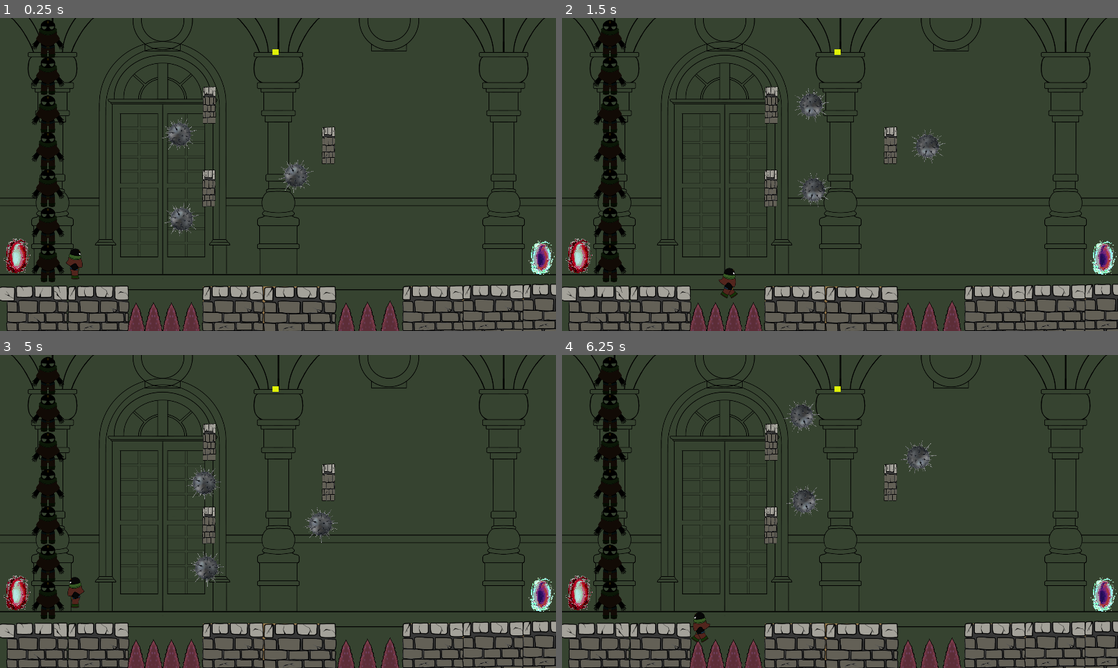
Above: before the commit, frames 1-4 (two rows, left to right).
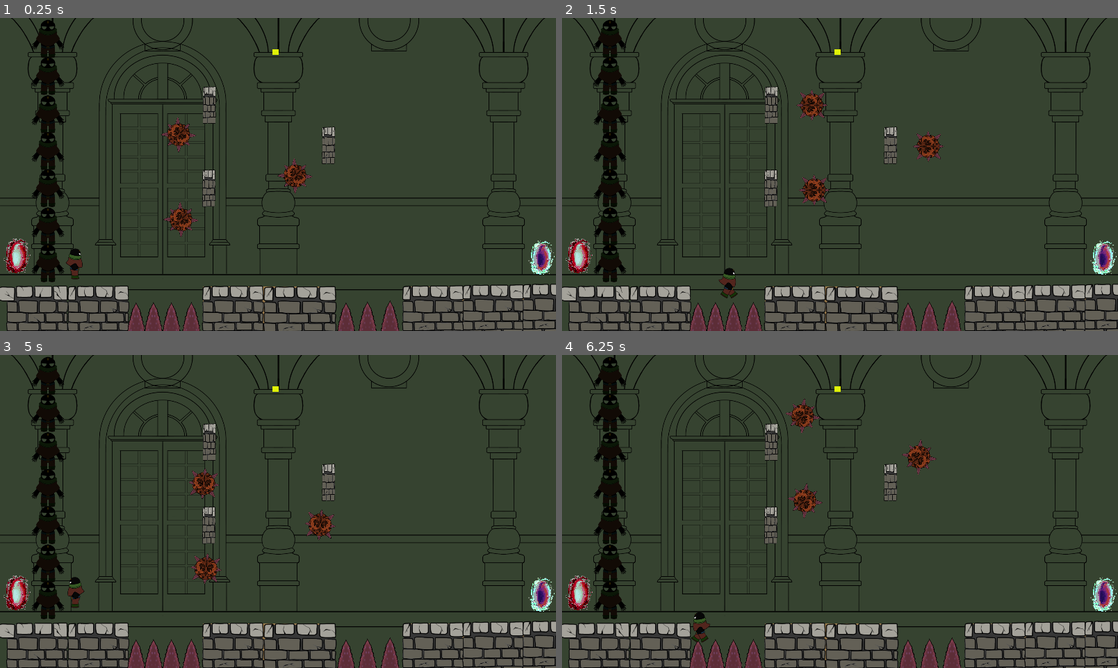
Above: after the commit, the same moments.

Repository: alaniv/GGJ2023TimelessMansion
Game: Godot game, scene res://Prototype/Levels/Level2.tscn
Two runs of this game, one before a commit and one after it. Both use one fixed random seed, a clock stepped at 60 frames per second and the inputs below. The project has no main scene, so this scene is started directly.
Inputs:
- Up to frame 1 (0.25 s): no input
- Up to frame 2 (1.5 s): tap Enter (ui_accept) at 0.5, 0.77 s; hold Right (ui_right) from 0.53 s (still down)
- Up to frame 3 (5 s): tap Enter (ui_accept) at 1.52, 3.02, 3.77, 4.52 s; release Right (ui_right) at 2.03 s; hold Left (ui_left) 2.03-2.78 s; hold Right (ui_right) 2.78-4.28 s; hold Left (ui_left) from 4.28 s (still down)
- Up to frame 4 (6.25 s): release Left (ui_left) at 5.03 s; hold Right (ui_right) 5.03-5.78 s; hold Left (ui_left) from 5.78 s (still down); tap Enter (ui_accept) at 6.02 s

The runs differ from the first frame. In frame 1, 1.0% of the frame differs, in the area x 29-57%, y 31-70%; in frame 2, 1.0%; in frame 3, 1.0%; in frame 4, 1.0%, in the area x 39-68%, y 14-53%.

Commit message:
roots ball

Diff:
--- a/Prototype/Levels/LevelObjects/DamagingObjects/SpikeBall.tscn
+++ b/Prototype/Levels/LevelObjects/DamagingObjects/SpikeBall.tscn
@@ -1,6 +1,6 @@
 [gd_scene load_steps=6 format=2]
 
-[ext_resource path="res://Prototype/Levels/LevelObjects/DamagingObjects/spiksball.png" type="Texture" id=1]
+[ext_resource path="res://Prototype/Levels/LevelObjects/DamagingObjects/Roots_ball.png" type="Texture" id=1]
 
 [sub_resource type="GDScript" id=4]
 script/source = "extends Node2D
Binary file added: Prototype/Levels/LevelObjects/DamagingObjects/Roots_ball.png
Not shown, added: Prototype/Levels/LevelObjects/DamagingObjects/Roots_ball.png.import
